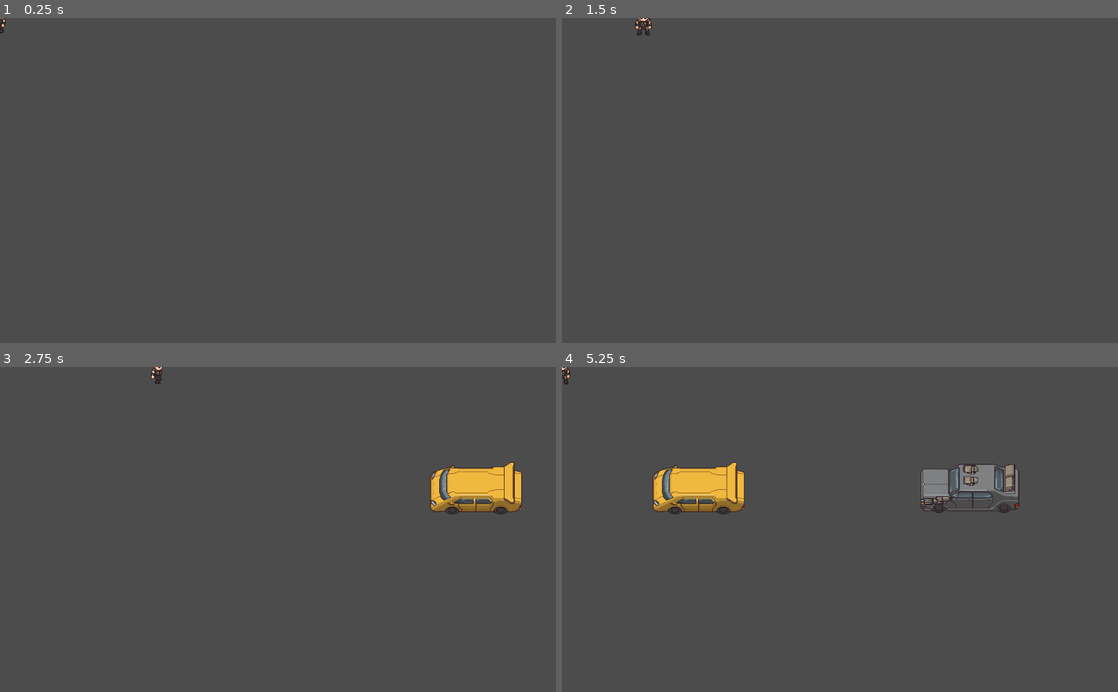
Above: before the commit, frames 1-4 (two rows, left to right).
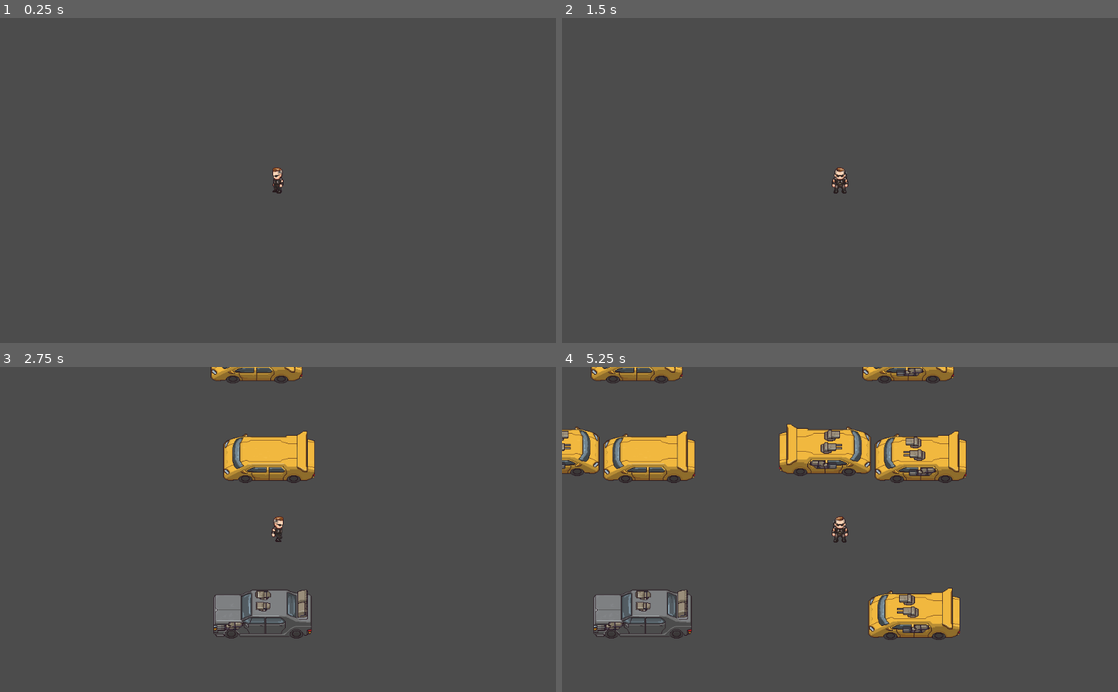
Above: after the commit, the same moments.

Repository: LesediSekakatlela/GoDot_project
Game: Godot game, scene res://Level/Level.tscn
The game is run twice, just before and just after one commit, with the same random seed, the same clock (stepped at 60 frames per second) and the same inputs.
Inputs:
- Up to frame 1 (0.25 s): no input
- Up to frame 2 (1.5 s): tap Enter at 0.5 s; hold Right (ui_right) 0.53-1.28 s; hold Down (ui_down) from 1.28 s (still down)
- Up to frame 3 (2.75 s): release Down (ui_down) at 2.03 s; hold Right (ui_right) from 2.03 s (still down)
- Up to frame 4 (5.25 s): release Right (ui_right) at 2.78 s; hold Up (ui_up) 2.78-3.53 s; hold Left (ui_left) 3.53-5.03 s; hold Down (ui_down) from 5.03 s (still down)

The runs differ from the first frame. In frame 1, 0.2% of the frame differs, in the area x 0-51%, y 0-55%; in frame 2, 0.3%; in frame 3, 6.5%; in frame 4, 15%, in the area x 0-83%, y 0-84%.

Commit message:
level setup

Diff:
--- a/Blade Frogger/Level/Level.gd
+++ b/Blade Frogger/Level/Level.gd
@@ -2,7 +2,17 @@
 
 const CAR = preload("res://Car/Car.tscn")
 
-func _on_Timer_timeout():
+func _ready():
+	$Player.position = $PlayerStartPos.position
+
+func car_spawn(start_pos):
 	var car = CAR.instance()
-	car.position = $"CarStart1".position
+	var car_start_node_name = "StartPositions/CarStart" + str(start_pos)
+	car.position = get_node(car_start_node_name).position
 	add_child(car)
+
+func _on_Timer1_timeout(): car_spawn(1)
+func _on_Timer2_timeout(): car_spawn(2)
+func _on_Timer3_timeout(): car_spawn(3)
+func _on_Timer4_timeout(): car_spawn(4)
+func _on_Timer5_timeout(): car_spawn(5)
--- a/Blade Frogger/Level/Level.tscn
+++ b/Blade Frogger/Level/Level.tscn
@@ -1,7 +1,6 @@
-[gd_scene load_steps=4 format=2]
+[gd_scene load_steps=3 format=2]
 
 [ext_resource path="res://Player/Player.tscn" type="PackedScene" id=1]
-[ext_resource path="res://Car/Car.tscn" type="PackedScene" id=2]
 [ext_resource path="res://Level/Level.gd" type="Script" id=3]
 
 [node name="Level" type="Node"]
@@ -10,14 +9,53 @@
 [node name="Player" parent="." instance=ExtResource( 1 )]
 position = Vector2( 0, 4.48987 )
 
-[node name="Car" parent="." instance=ExtResource( 2 )]
-visible = false
+[node name="Camera2D" type="Camera2D" parent="Player"]
+current = true
 
-[node name="Timer" type="Timer" parent="."]
+[node name="StartPositions" type="Node" parent="."]
+
+[node name="CarStart1" type="Position2D" parent="StartPositions"]
+position = Vector2( 1086.54, 267.146 )
+
+[node name="CarStart2" type="Position2D" parent="StartPositions"]
+position = Vector2( 1075.32, 556.741 )
+
+[node name="CarStart3" type="Position2D" parent="StartPositions"]
+position = Vector2( -220.003, -145.92 )
+
+[node name="CarStart4" type="Position2D" parent="StartPositions"]
+position = Vector2( 1064.09, 83.0622 )
+
+[node name="CarStart5" type="Position2D" parent="StartPositions"]
+position = Vector2( -222.248, 253.677 )
+
+[node name="CarTimers" type="Node" parent="."]
+
+[node name="Timer1" type="Timer" parent="CarTimers"]
 wait_time = 2.0
 autostart = true
 
-[node name="CarStart1" type="Position2D" parent="."]
-position = Vector2( 1068.58, 224.493 )
+[node name="Timer2" type="Timer" parent="CarTimers"]
+wait_time = 2.0
+autostart = true
 
-[connection signal="timeout" from="Timer" to="." method="_on_Timer_timeout"]
+[node name="Timer3" type="Timer" parent="CarTimers"]
+wait_time = 2.0
+autostart = true
+
+[node name="Timer4" type="Timer" parent="CarTimers"]
+wait_time = 2.0
+autostart = true
+
+[node name="Timer5" type="Timer" parent="CarTimers"]
+wait_time = 2.0
+autostart = true
+
+[node name="PlayerStartPos" type="Position2D" parent="."]
+position = Vector2( 621.844, 397.352 )
+
+[connection signal="timeout" from="CarTimers/Timer1" to="." method="_on_Timer1_timeout"]
+[connection signal="timeout" from="CarTimers/Timer2" to="." method="_on_Timer2_timeout"]
+[connection signal="timeout" from="CarTimers/Timer3" to="." method="_on_Timer3_timeout"]
+[connection signal="timeout" from="CarTimers/Timer4" to="." method="_on_Timer4_timeout"]
+[connection signal="timeout" from="CarTimers/Timer5" to="." method="_on_Timer5_timeout"]
